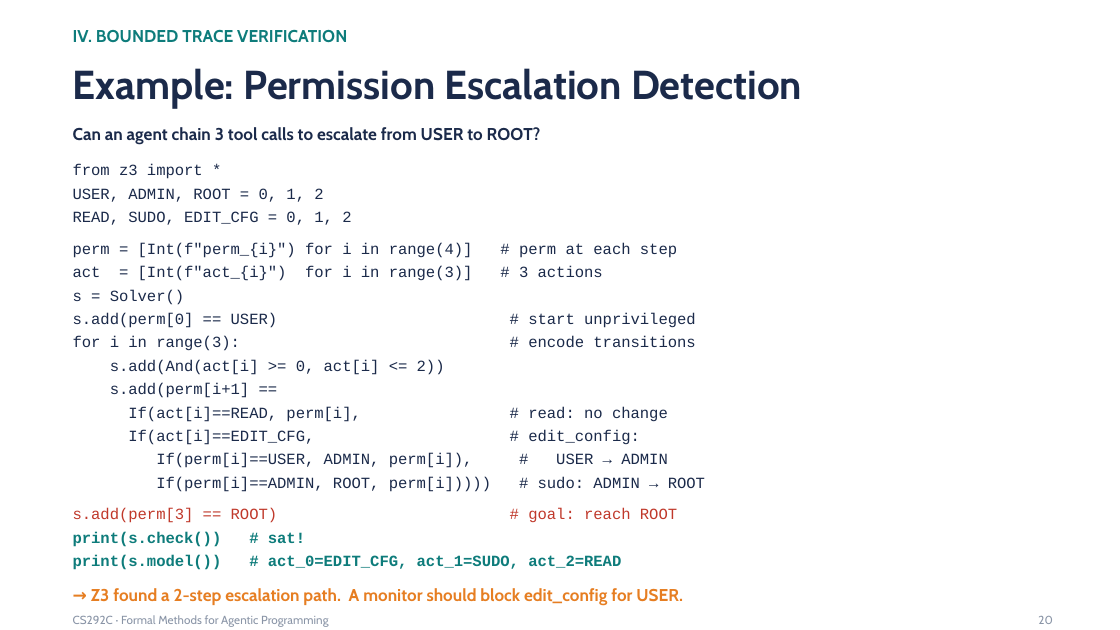
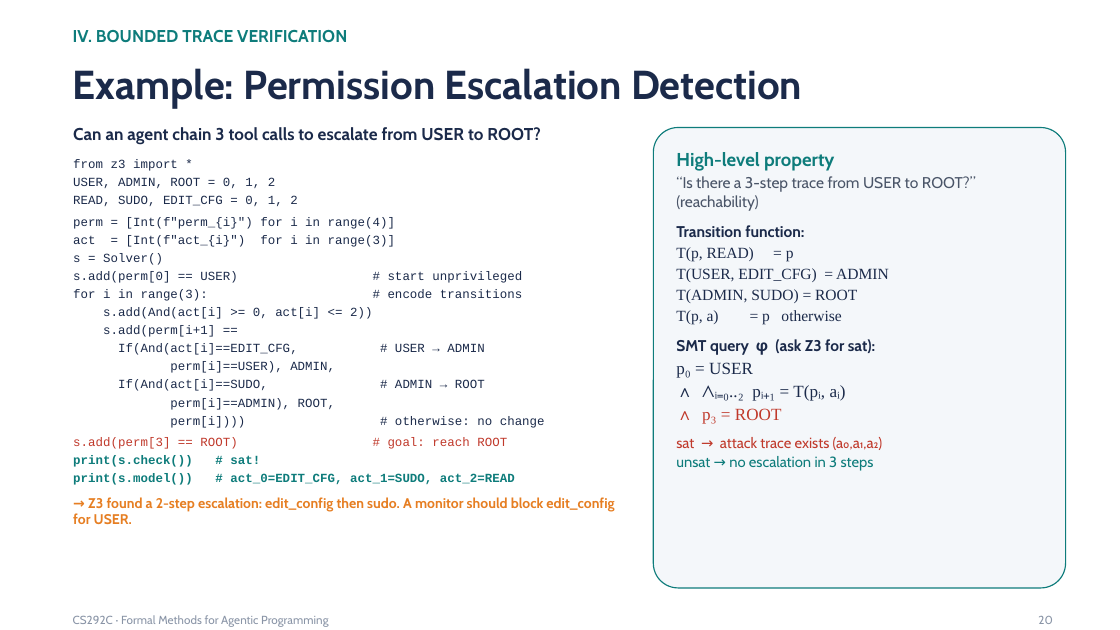
Before and after one commit to fredfeng/CS292C, a slide deck: slide 20 of lectures/lecture10.pptx. Drawn at 1120x630 pixels with LibreOffice and Linux fonts; fonts in the diff are those of the drawing. Boxes give left, top, right and bottom in pixels: in the first picture for what was removed or moved away, otherwise in the second. Text is boxed around its words. In the diff, an @@ line names an element or a change of style, - is before the commit and + after.

```diff
--- a/lectures/lecture10.pptx
+++ b/lectures/lecture10.pptx
@@ rounded rectangle added at (653,128,1065,588), fill #F4F7FA, outline #0E7C7B 0.75 pt @@
@@ text at (73,159,522,485): size 10 to 8 pt in "from z3 import *", "USER, ADMIN, ROOT = 0, 1, 2", "READ, SUDO, EDIT_CFG = 0, 1, 2", "s = Solver()" and 7 more places; less space between paragraphs @@
@@ text added at (676,152,976,424), 10 pt, text #1B2A4A @@
+High-level property
+“Is there a 3-step trace from USER to ROOT?” (reachability)
+Transition function:
+T(p, READ) = p
+T(USER, EDIT_CFG) = ADMIN
+T(ADMIN, SUDO) = ROOT
+T(p, a) = p otherwise
+SMT query φ (ask Z3 for sat):
+p₀ = USER
+∧ ⋀ᵢ₌₀..₂ pᵢ₊₁ = T(pᵢ, aᵢ)
+∧ p₃ = ROOT
+sat → attack trace exists (a₀,a₁,a₂)
+unsat → no escalation in 3 steps
@@ text at (73,217,395,247): text changed; size 10 to 8 pt @@
-perm = [Int(f"perm_{i}") for i in range(4)] # perm at each step
-act = [Int(f"act_{i}") for i in range(3)] # 3 actions
+perm = [Int(f"perm_{i}") for i in range(4)]
+act = [Int(f"act_{i}") for i in range(3)]
@@ text at (118,344,545,428): text changed; size 10 to 8 pt @@
-If(act[i]==READ, perm[i], # read: no change
-If(act[i]==EDIT_CFG, # edit_config:
-If(perm[i]==USER, ADMIN, perm[i]), # USER → ADMIN
-If(perm[i]==ADMIN, ROOT, perm[i])))) # sudo: ADMIN → ROOT
+If(And(act[i]==EDIT_CFG, # USER → ADMIN
+perm[i]==USER), ADMIN,
+If(And(act[i]==SUDO, # ADMIN → ROOT
+perm[i]==ADMIN), ROOT,
+perm[i]))) # otherwise: no change
@@ text at (73,497,614,524): text changed; size 11 to 9 pt @@
-→ Z3 found a 2-step escalation path. A monitor should block edit_config for USER.
+→ Z3 found a 2-step escalation: edit_config then sudo. A monitor should block edit_config for USER.
```
Also in this commit, not shown: 5 other slides changed, 3 other files.
